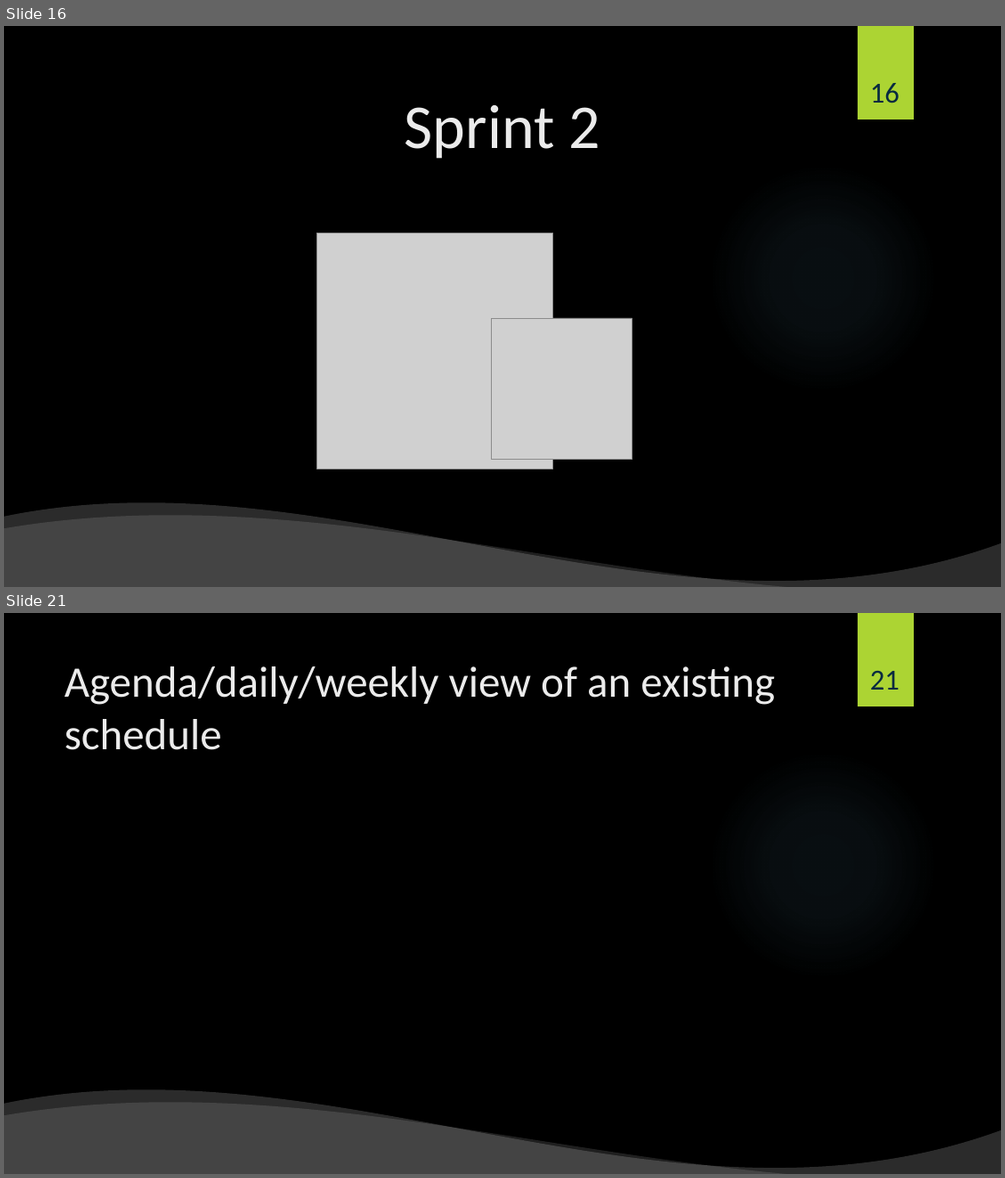
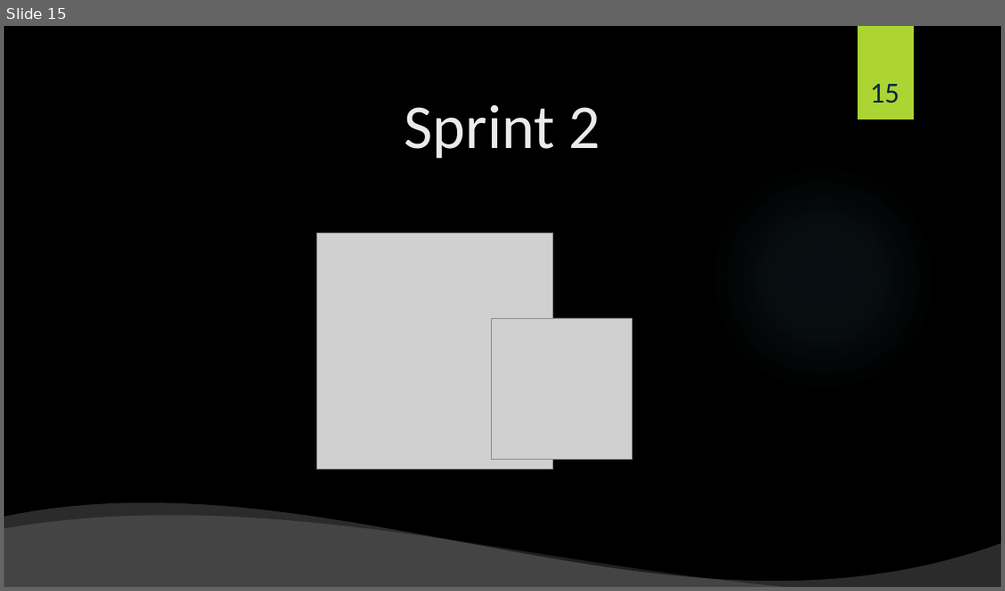
Before and after one commit to shiftlyapp/Shiftly, a slide deck: Backlog.pptx. Shown one above the other, each under a label of ours: slides 16 and 21 before the commit, slide 15 after it; the slides between them are not shown. The pictures are 1005x1178 and 1005x591 pixels, drawn with LibreOffice and Linux fonts; fonts in the diff are those of the drawing; grey boxes stand for pictures; background and template pictures are left out. Boxes give left, top, right and bottom in pixels: in the first picture for what was removed or moved away, otherwise in the second. Text is boxed around its words. In the diff, an @@ line names an element or a change of style, - is before the commit and + after.

```diff
--- a/Backlog.pptx
+++ b/Backlog.pptx
@@ slide 21 removed at <box>4,613,1001,1174</box>, background picture (left out); not listed: 2 template elements that a slide beside it also shows @@
@@ title removed at <box>65,666,775,750</box> @@
-Agenda/daily/weekly view of an existing schedule
@@ page number removed at <box>870,671,899,690</box> @@
-21
@@ wave removed at <box>4,1088,1001,1174</box> @@
@@ wave removed at <box>4,1101,1001,1174</box> @@
@@ what was slide 16 is now slide 15 @@
@@ page number at <box>870,84,899,103</box>: text changed @@
-16
+15
```
Also in this commit, not shown: 14 slides changed, 10 slides added, 7 other slides removed.
